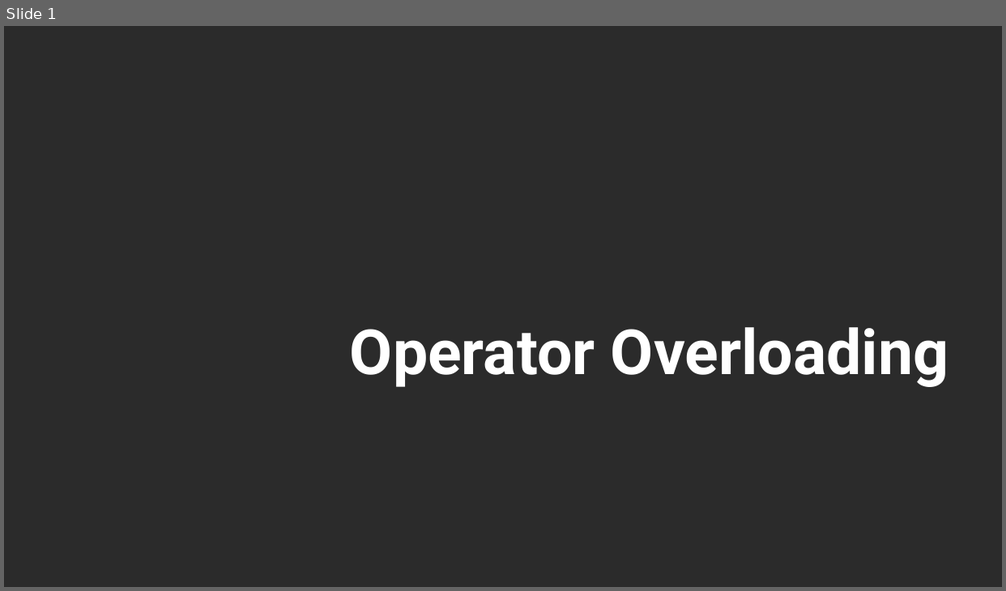
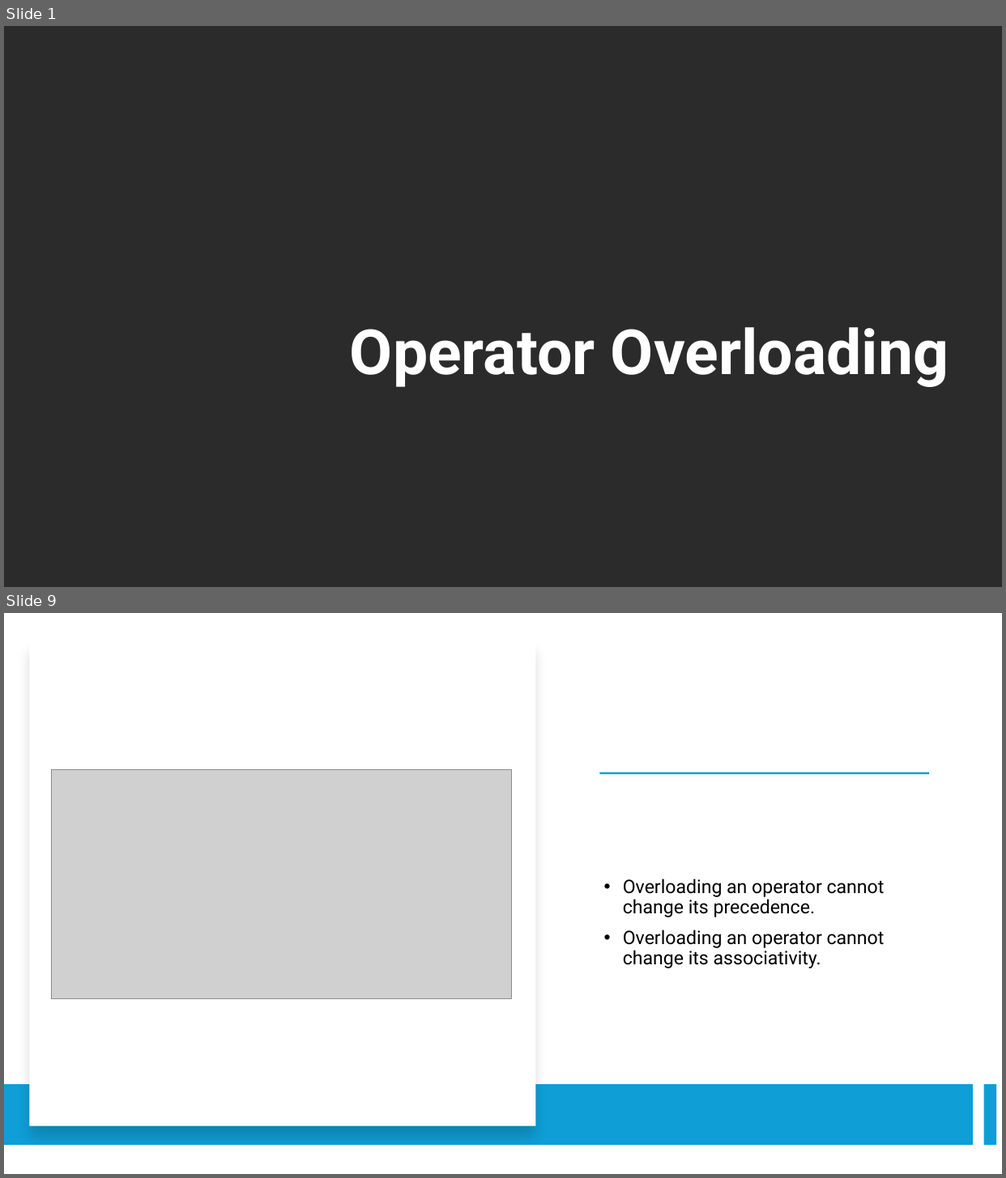
Before and after one commit to muazzamaqeel/Unversity-ComputerScience, a slide deck: C++/Tutoring/Lectures/WS-24/Operator Overloading/Operator Overloading.pptx. Shown one above the other, each under a label of ours: slide 1 before the commit, slides 1 and 9 after it; the slides between them are not shown. The pictures are 1006x591 and 1006x1178 pixels, drawn with LibreOffice and Linux fonts; fonts in the diff are those of the drawing; grey boxes stand for pictures; background and template pictures are left out; a plain dark background stands for a picture behind light text. Boxes give left, top, right and bottom in pixels: in the first picture for what was removed or moved away, otherwise in the second. Text is boxed around its words. In the diff, an @@ line names an element or a change of style, - is before the commit and + after.

```diff
--- a/C++/Tutoring/Lectures/WS-24/Operator Overloading/Operator Overloading.pptx
+++ b/C++/Tutoring/Lectures/WS-24/Operator Overloading/Operator Overloading.pptx
@@ slide 9 added at box(4, 613, 1002, 1174), background #FFFFFF @@
@@ rectangle added at box(29, 642, 535, 1127), fill #FFFFFF @@
@@ picture added at box(51, 769, 512, 999) @@
@@ rectangle added at box(600, 773, 929, 775), fill #0F9ED5 @@
@@ text added at box(623, 879, 884, 969), 18 pt, text #000000 @@
+• Overloading an operator cannot change its precedence.
+• Overloading an operator cannot change its associativity.
@@ rectangle added at box(4, 1085, 973, 1146), fill #0F9ED5 @@
@@ rectangle added at box(984, 1084, 997, 1145), fill #0F9ED5 @@
```
Also in this commit, not shown: 1 slide changed, 7 other slides added, 1 slide removed, 44 other files.
